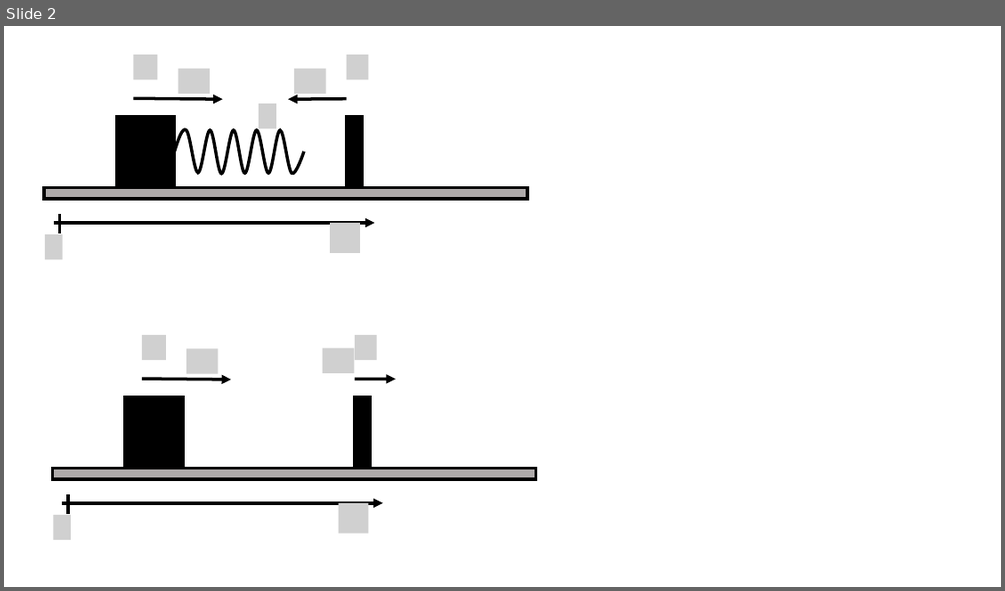
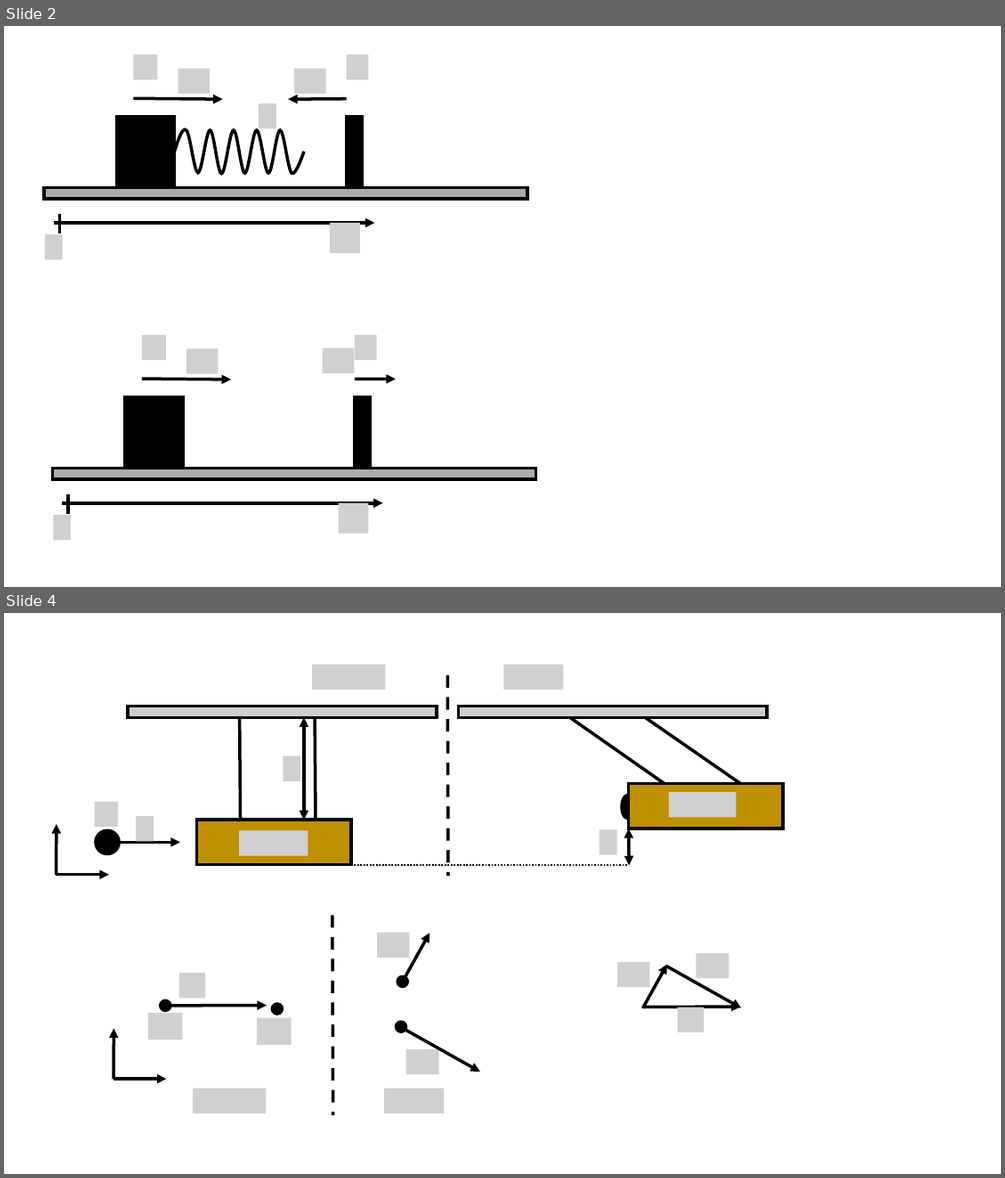
Before and after one commit to OSTP/PhysicsArtofModelling, a slide deck: tex/figures/MomentumAndCM/Figures.pptx. Shown one above the other, each under a label of ours: slide 2 before the commit, slides 2 and 4 after it; the slides between them are not shown. The pictures are 1005x591 and 1005x1178 pixels, drawn with LibreOffice and Linux fonts; fonts in the diff are those of the drawing; grey boxes stand for pictures; background and template pictures are left out. Boxes give left, top, right and bottom in pixels: in the first picture for what was removed or moved away, otherwise in the second. Text is boxed around its words. In the diff, an @@ line names an element or a change of style, - is before the commit and + after.

```diff
--- a/tex/figures/MomentumAndCM/Figures.pptx
+++ b/tex/figures/MomentumAndCM/Figures.pptx
@@ slide 4 added at [4,613,1001,1174], background #FFFFFF @@
@@ group added at [56,665,783,876]: 8 pictures, 6 lines, 4 rectangles, 3 arrows, 2 ellipses, 2 double arrows @@
@@ group added at [617,953,741,1032]: 3 pictures, 3 arrows @@
@@ group added at [113,915,480,1116]: 7 pictures, 5 arrows, 4 ellipses, 1 line @@
```
Also in this commit, not shown: 2 other slides added, 8 other files.
